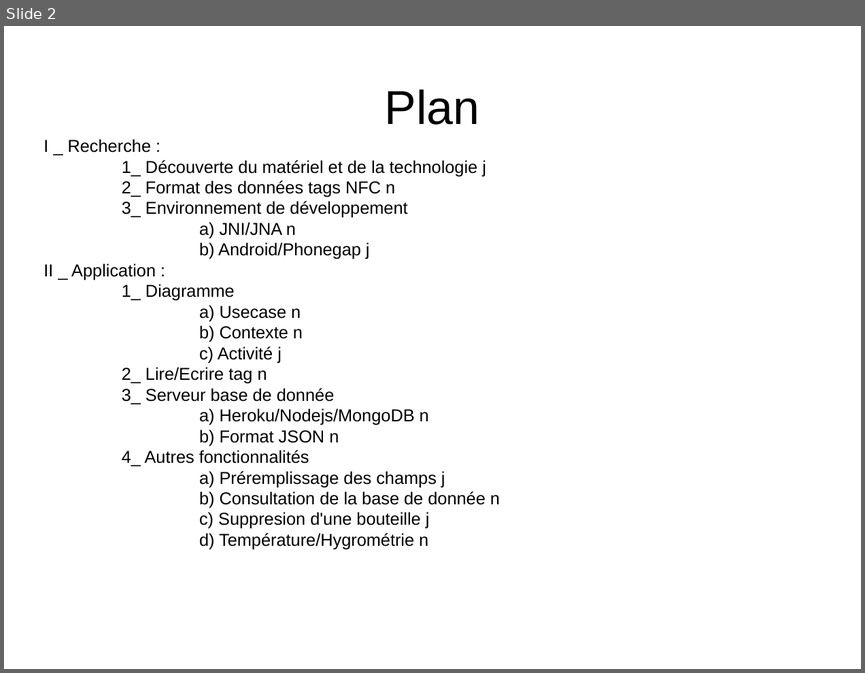
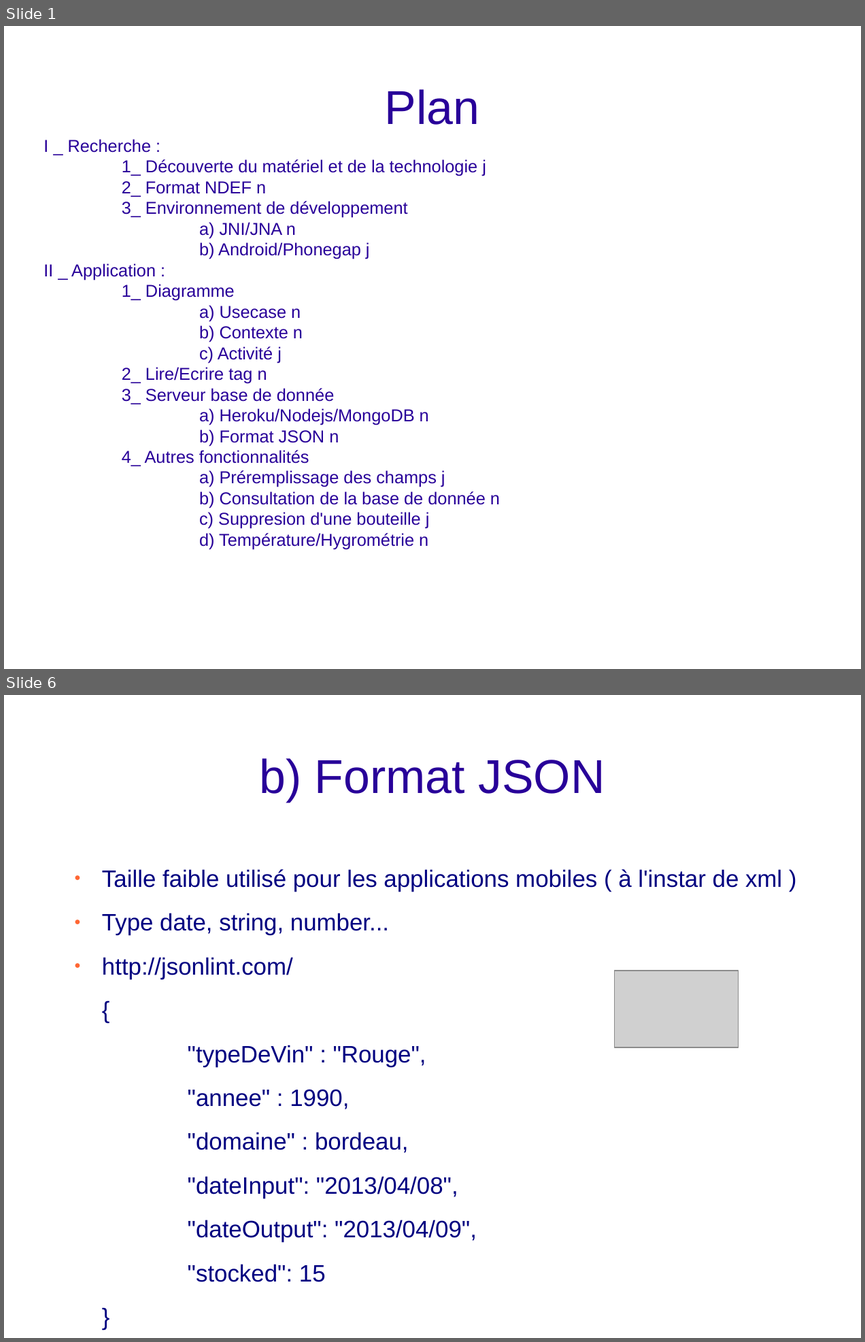
Before and after one commit to bigoud/e-cave, a slide deck: Presentation.odp. Shown one above the other, each under a label of ours: slide 2 before the commit, slides 1 and 6 after it; the slides between them are not shown. The pictures are 865x673 and 865x1342 pixels, drawn with LibreOffice and Linux fonts; fonts in the diff are those of the drawing; grey boxes stand for pictures; background and template pictures are left out. Boxes give left, top, right and bottom in pixels: in the first picture for what was removed or moved away, otherwise in the second. Text is boxed around its words. In the diff, an @@ line names an element or a change of style, - is before the commit and + after.

```diff
--- a/Presentation.odp
+++ b/Presentation.odp
@@ slide 6 added at (x1=4, y1=695, x2=861, y2=1338), background picture (left out) @@
@@ title added at (x1=259, y1=758, x2=604, y2=802), 44 pt, text #280099 @@
+b) Format JSON
@@ text added at (x1=102, y1=869, x2=782, y2=1282), 22 pt, text #000080 @@
+● Taille faible utilisé pour les applications mobiles ( à l'instar de xml )
+● Type date, string, number...
+● http://jsonlint.com/
+{
+"typeDeVin" : "Rouge",
+"annee" : 1990,
+"domaine" : bordeau,
+"dateInput": "2013/04/08",
+"dateOutput": "2013/04/09",
+"stocked": 15
+}
@@ picture added at (x1=615, y1=970, x2=738, y2=1047) @@
@@ what was slide 2 is now slide 1 @@
@@ slide 1 changed as well @@
@@ title "Plan" at (x1=385, y1=89, x2=480, y2=125): text colour #000000 to #280099 @@
@@ subtitle "I _ Recherche :" moved from (x1=43, y1=160, x2=500, y2=549) to (x1=43, y1=139, x2=500, y2=549) @@
@@ subtitle at (x1=43, y1=139, x2=500, y2=549): text colour #000000 to #280099 @@
@@ subtitle at (x1=122, y1=181, x2=266, y2=197): text changed; text colour #000000 to #280099 @@
-2_ Format des données tags NFC n
+2_ Format NDEF n
```
Also in this commit, not shown: 7 other slides added, 1 slide removed.
